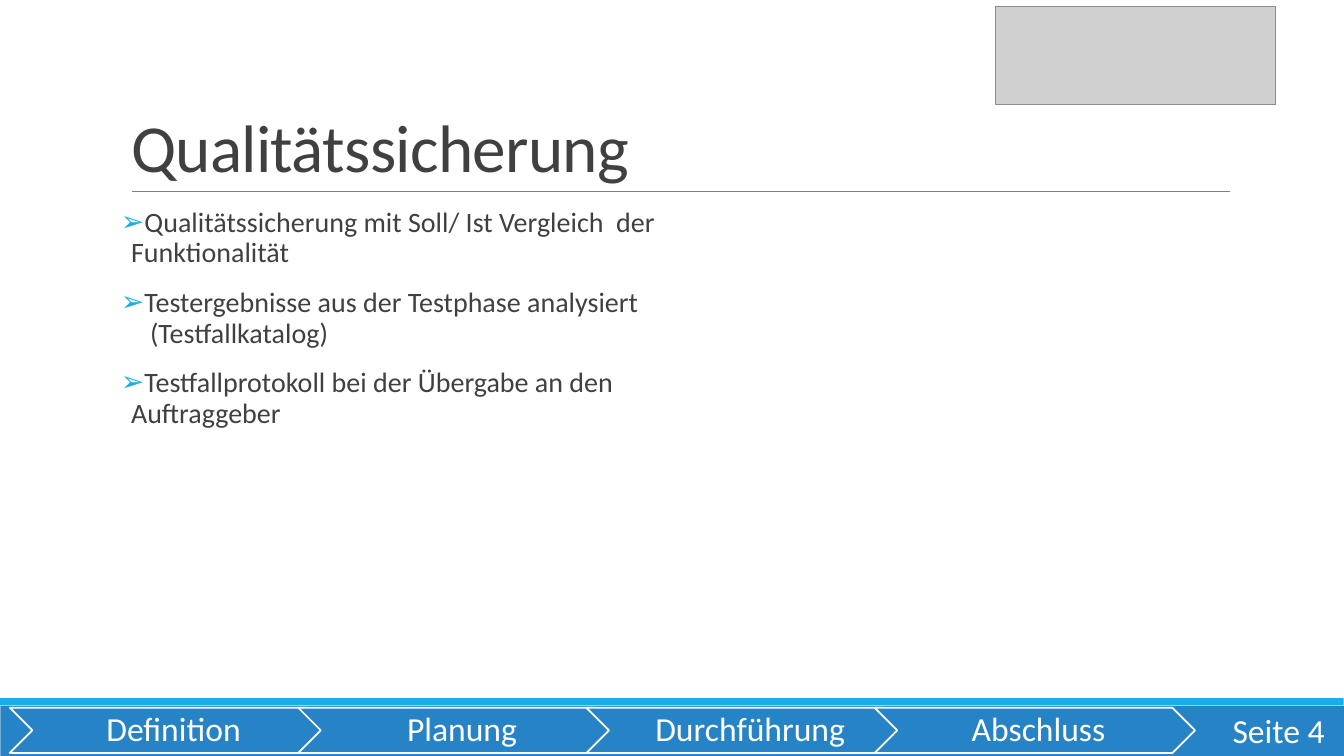
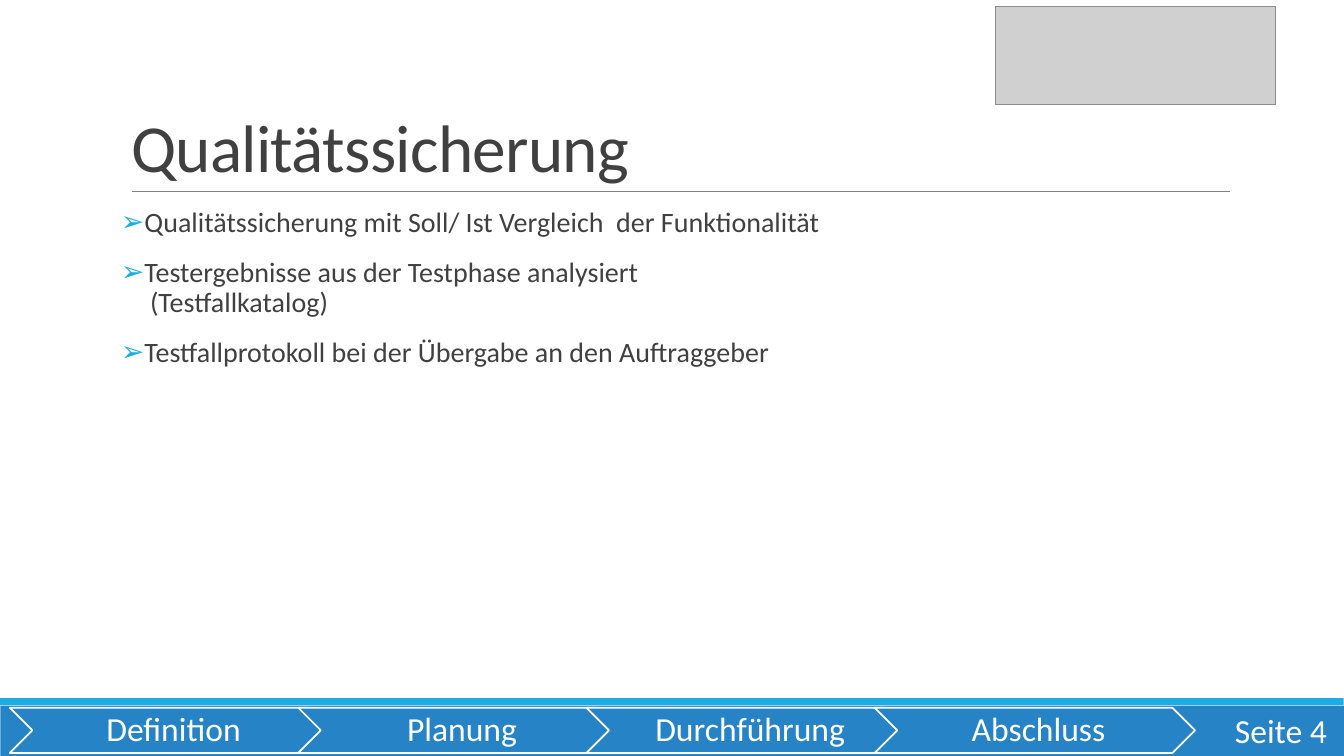
Before and after one commit to OberstufenprojektVOIP/OSP_VOIP, a slide deck: slide 4 of Pr-sentation/Präsi Tim Abschluss.pptx. Drawn at 1344x756 pixels with LibreOffice and Linux fonts; fonts in the diff are those of the drawing; grey boxes stand for pictures. Boxes give left, top, right and bottom in pixels: in the first picture for what was removed or moved away, otherwise in the second. Text is boxed around its words. In the diff, an @@ line names an element or a change of style, - is before the commit and + after.

```diff
--- a/Pr-sentation/Präsi Tim Abschluss.pptx
+++ b/Pr-sentation/Präsi Tim Abschluss.pptx
@@ text "Qualitätssicherung mit Soll/ Ist Vergleich ..." rewrapped from box(131, 212, 654, 428) to box(144, 212, 819, 367) @@
```
Also in this commit, not shown: 7 other slides changed.
